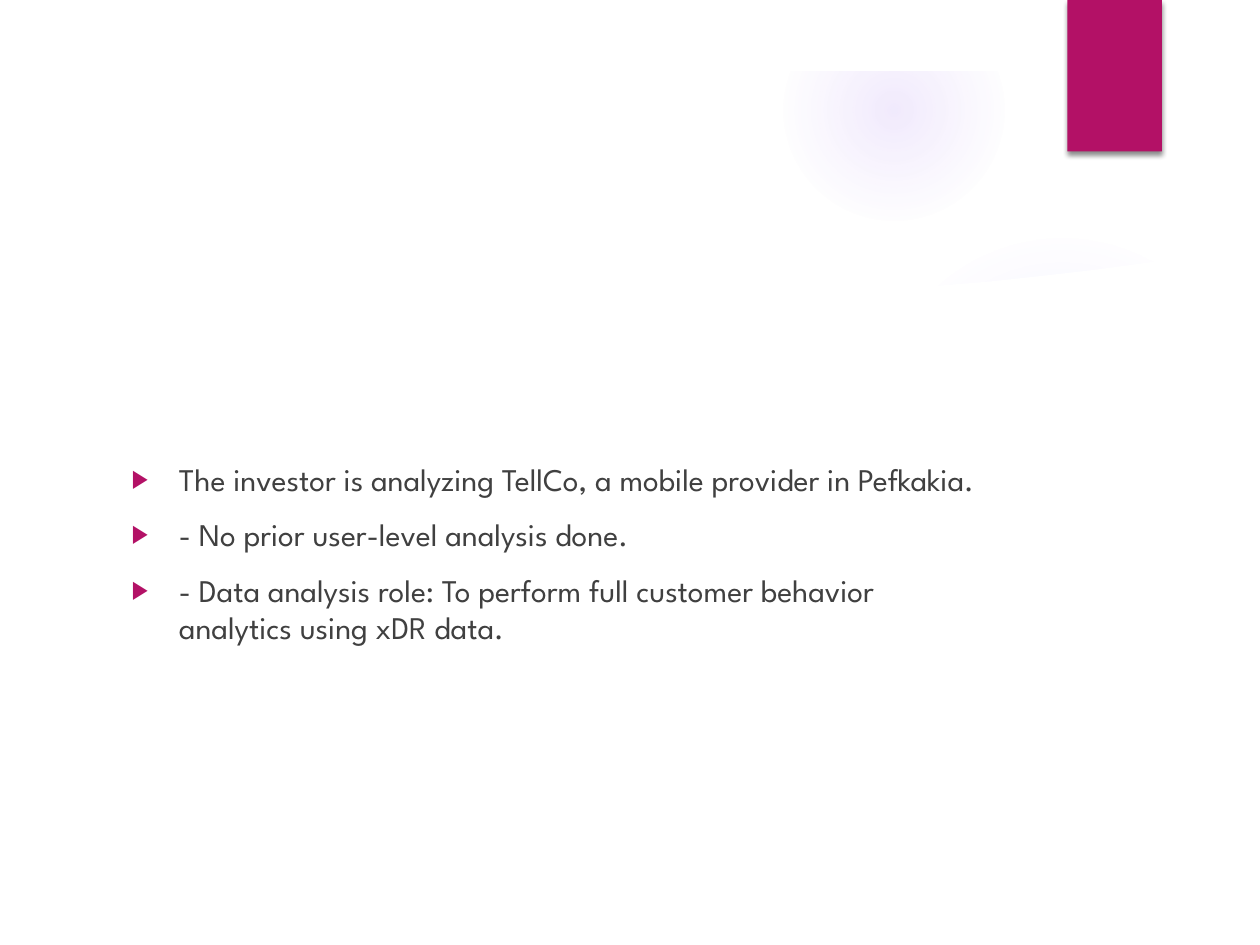
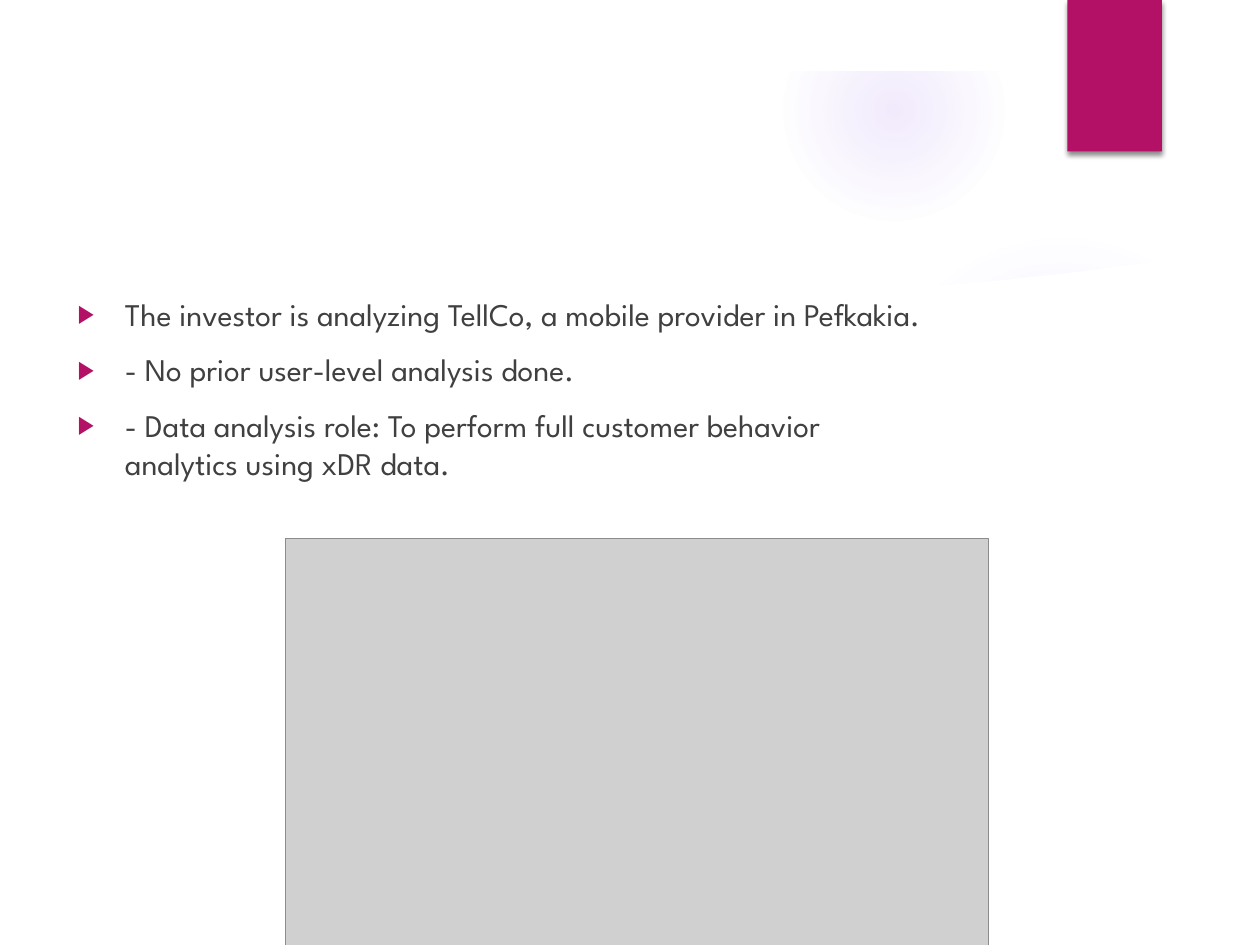
Before and after one commit to IrshadShaikh3181/Next_Hike_Project5, a slide deck: slide 2 of Detailed_Telecom_Analytics_Presentation.pptx. Drawn at 1260x945 pixels with LibreOffice and Linux fonts; fonts in the diff are those of the drawing; grey boxes stand for pictures; background and template pictures are left out. Boxes give left, top, right and bottom in pixels: in the first picture for what was removed or moved away, otherwise in the second. Text is boxed around its words. In the diff, an @@ line names an element or a change of style, - is before the commit and + after.

```diff
--- a/Detailed_Telecom_Analytics_Presentation.pptx
+++ b/Detailed_Telecom_Analytics_Presentation.pptx
@@ text "The investor is analyzing TellCo, ...": place and size @@
-text "The investor is analyzing TellCo, ..." at bbox=[179, 469, 974, 646]
+text "The investor is analyzing TellCo, ..." at bbox=[125, 304, 920, 482]
@@ picture added at bbox=[285, 538, 988, 945] @@
```
Also in this commit, not shown: 12 other slides changed, 5 slides added, 8 slides removed.
